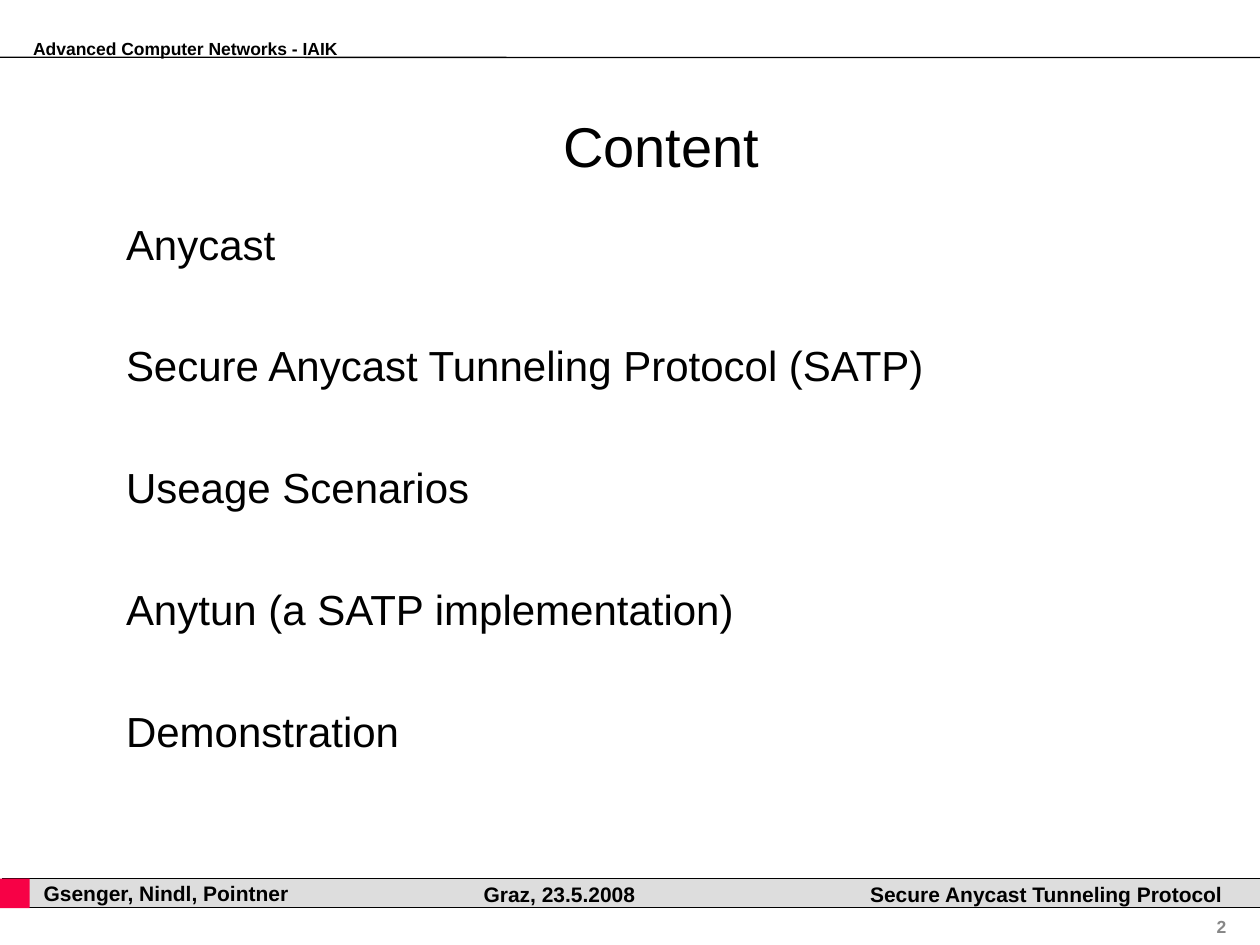
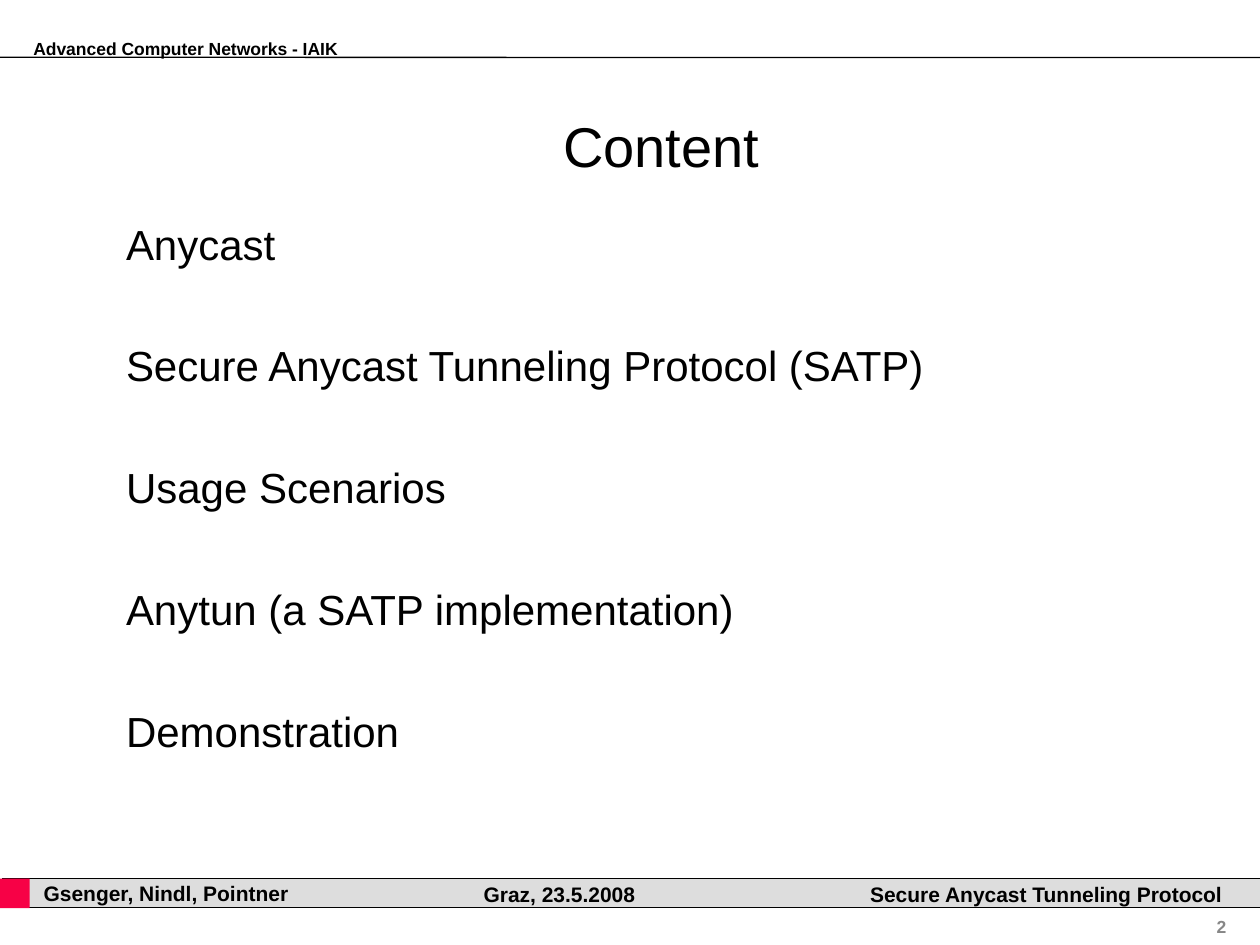
Before and after one commit to pyhedgehog/anytun, a slide deck: slide 2 of papers/acn.ppt. Drawn at 1260x945 pixels with LibreOffice and Linux fonts; fonts in the diff are those of the drawing; background and template pictures are left out. Boxes give left, top, right and bottom in pixels: in the first picture for what was removed or moved away, otherwise in the second. Text is boxed around its words. In the diff, an @@ line names an element or a change of style, - is before the commit and + after.

```diff
--- a/papers/acn.ppt
+++ b/papers/acn.ppt
@@ text at [126, 472, 446, 512]: text changed @@
-Useage Scenarios
+Usage Scenarios
```
Also in this commit, not shown: 7 other slides changed, 10 slides added.
